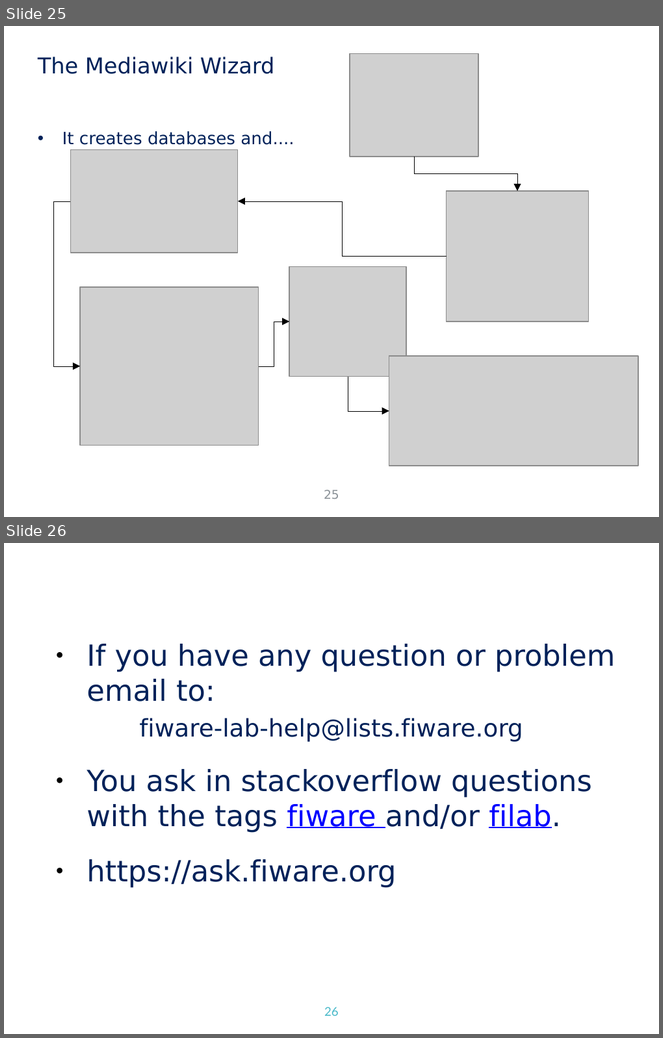
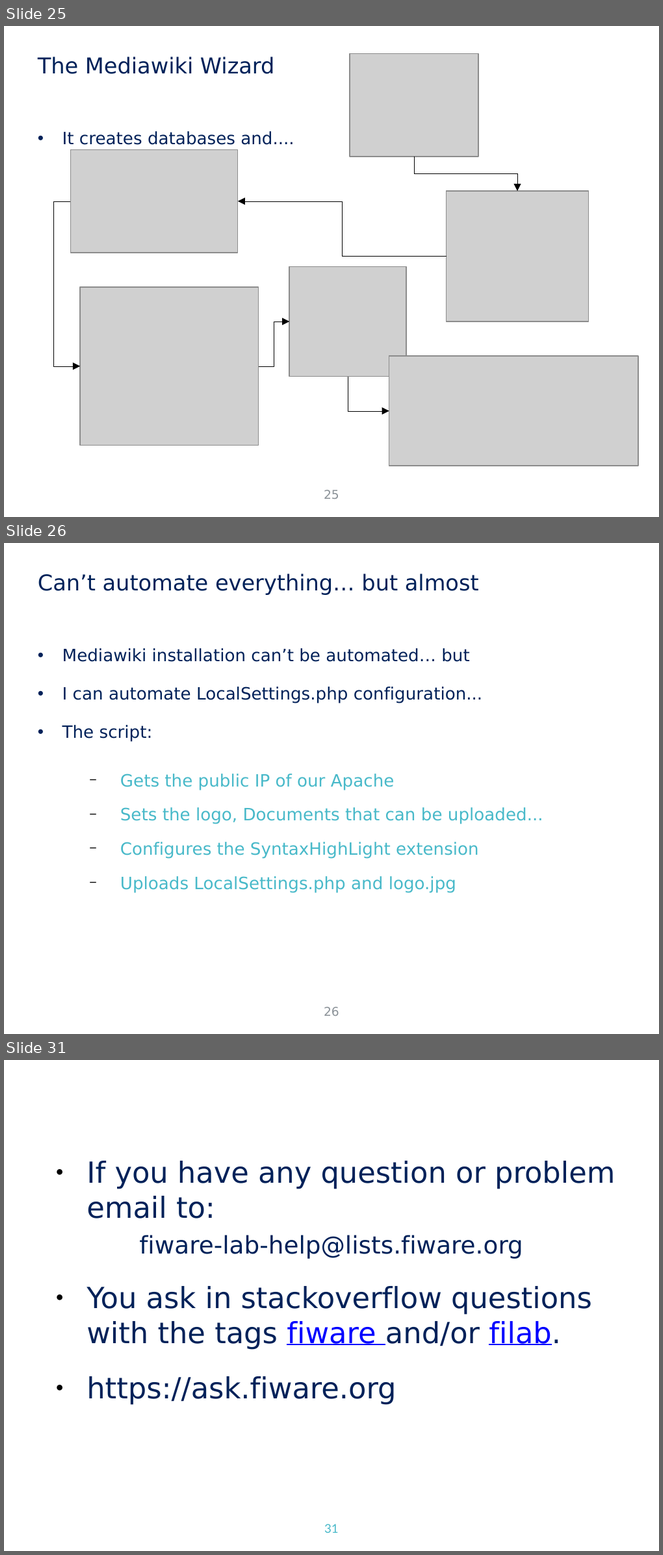
Before and after one commit to jicarretero/SummitMalaga2016, a slide deck: FiwareMalaga.odp. Shown one above the other, each under a label of ours: slides 25 and 26 before the commit, slides 25, 26 and 31 after it; the slides between them are not shown. The pictures are 663x1038 and 663x1555 pixels, drawn with LibreOffice and Linux fonts; fonts in the diff are those of the drawing; grey boxes stand for pictures; background and template pictures are left out. Boxes give left, top, right and bottom in pixels: in the first picture for what was removed or moved away, otherwise in the second. Text is boxed around its words. In the diff, an @@ line names an element or a change of style, - is before the commit and + after.

```diff
--- a/FiwareMalaga.odp
+++ b/FiwareMalaga.odp
@@ slide 26 added at [4,543,659,1034], background #FFFFFF @@
@@ title added at [38,574,479,595], 18 pt, text #002159 @@
+Can’t automate everything… but almost
@@ text added at [62,648,544,893], 14 pt, text #48B9C9 @@
+• Mediawiki installation can’t be automated… but
+• I can automate LocalSettings.php configuration...
+• The script:
+  − Gets the public IP of our Apache
+  − Sets the logo, Documents that can be uploaded...
+  − Configures the SyntaxHighLight extension
+  − Uploads LocalSettings.php and logo.jpg
@@ page number added at [324,1007,339,1016], 10 pt, text #8B9298 @@
+26
@@ what was slide 26 is now slide 31 @@
@@ page number at [324,1524,339,1533]: text changed @@
-26
+31
```
Also in this commit, not shown: 3 slides changed, 4 other slides added.
